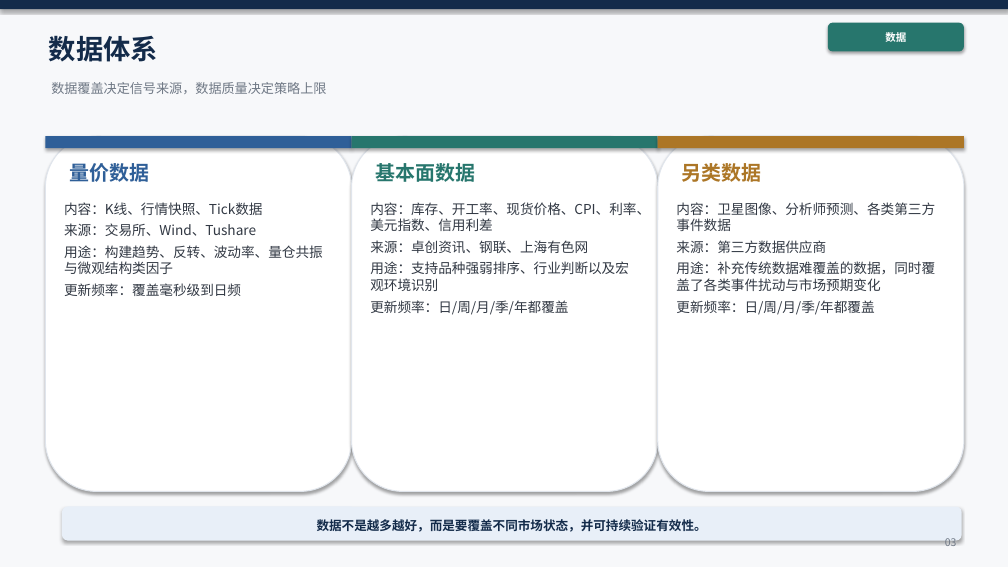
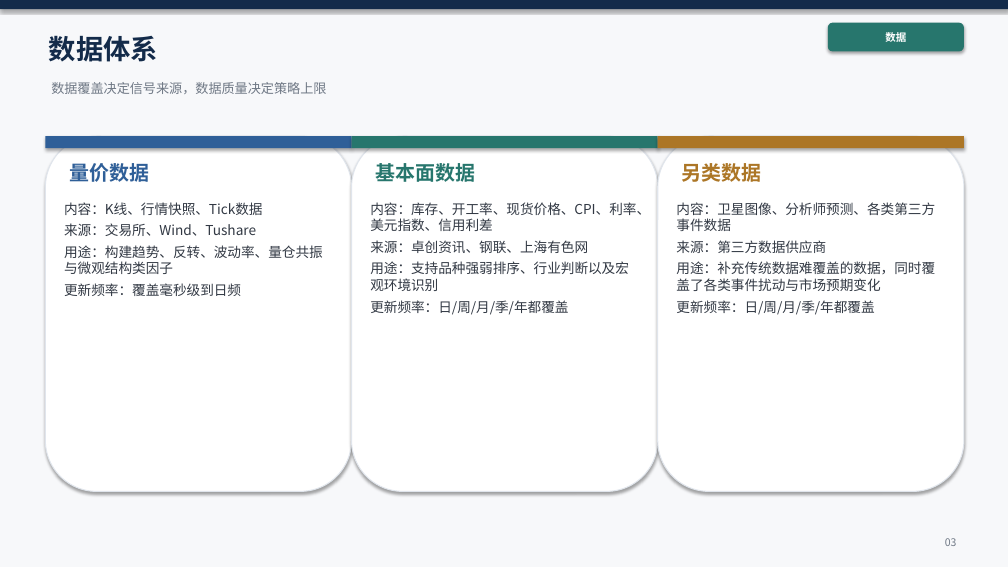
Before and after one commit to KevinSherry2016/CTA, a slide deck: slide 3 of CTA投研框架_10页_精修_v8_tmp.pptx. Drawn at 1008x567 pixels with LibreOffice and Linux fonts; fonts in the diff are those of the drawing. Boxes give left, top, right and bottom in pixels: in the first picture for what was removed or moved away, otherwise in the second. Text is boxed around its words. In the diff, an @@ line names an element or a change of style, - is before the commit and + after.

```diff
--- a/CTA投研框架_10页_精修_v8_tmp.pptx
+++ b/CTA投研框架_10页_精修_v8_tmp.pptx
@@ rounded rectangle removed at [62, 507, 962, 541] @@
@@ text removed at [317, 519, 707, 532] @@
-数据不是越多越好，而是要覆盖不同市场状态，并可持续验证有效性。
```
Also in this commit, not shown: 8 other slides changed, 1 other file.
